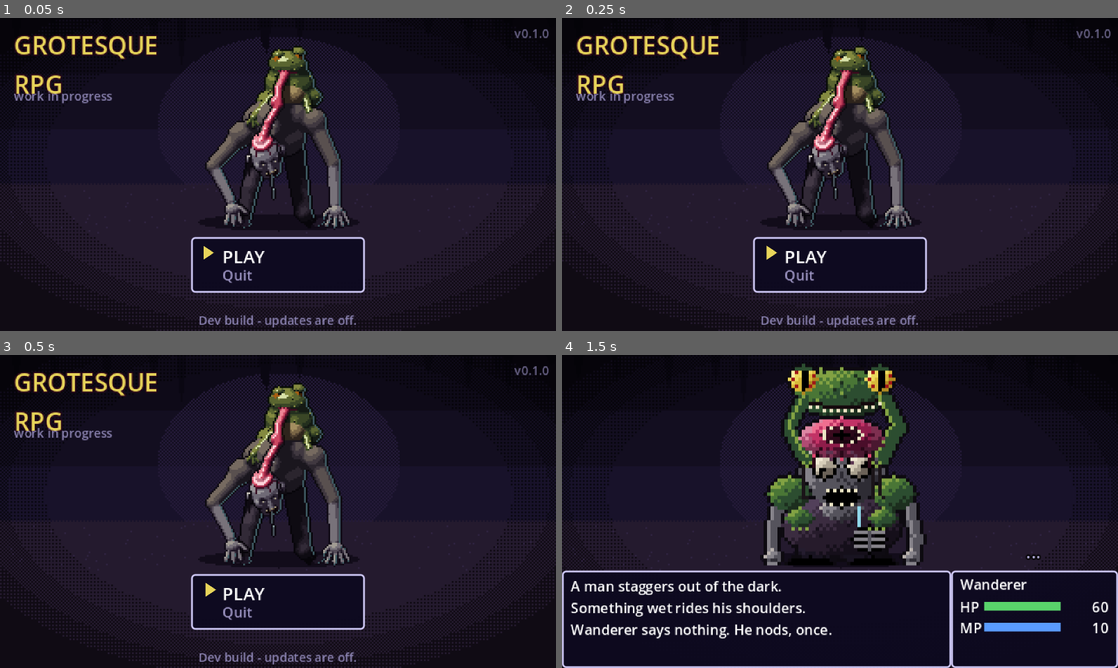
Above: before the commit, frames 1-4 (two rows, left to right).
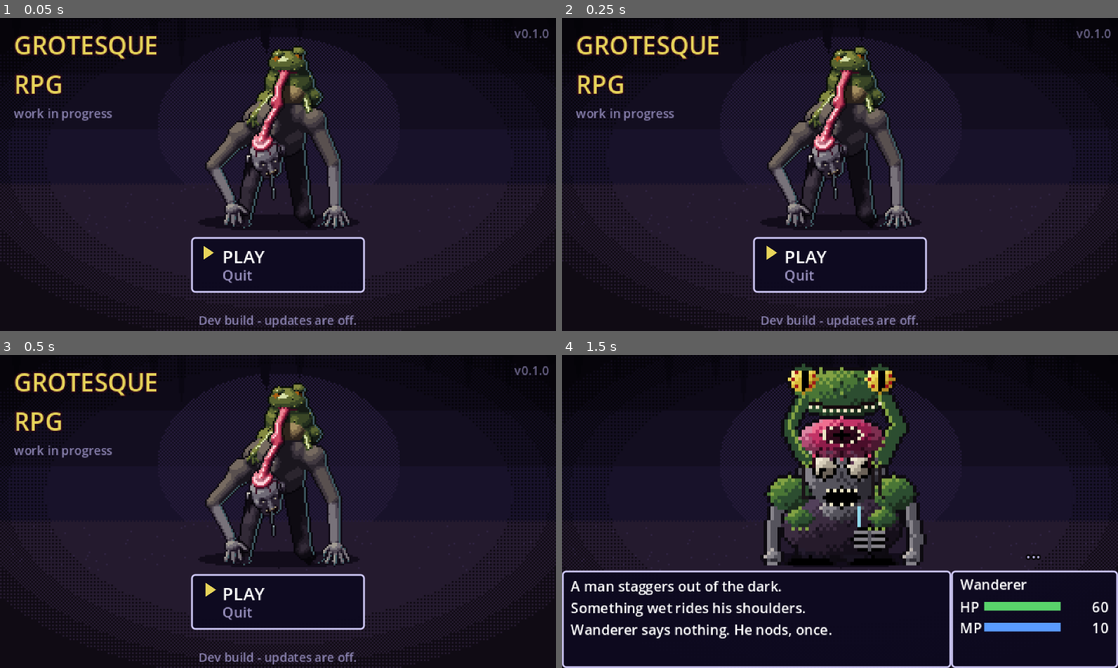
Above: after the commit, the same moments.

Repository: Honeybee5151/grotesque-rpg
Game: Godot game, scene res://boot.tscn
Two runs of this game, one before a commit and one after it. Both use one fixed random seed, a clock stepped at 60 frames per second and the inputs below.
Inputs (mouse positions are in pixels of both pictures, inside the frame that each line leads up to):
- Up to frame 1 (0.05 s): no input
- Up to frame 2 (0.25 s): no input
- Up to frame 3 (0.5 s): no input
- Up to frame 4 (1.5 s): tap Enter at 0.5 s; move the mouse to (962, 495) at 0.52 s; hold Up 0.53-1.25 s; tap Z at 0.6 s; click (962, 495) at 0.67 s; tap Space at 0.77, 1.25 s; drag from (728, 527) to (812, 574) at 1.27 s

The runs differ from the first frame. In frame 1, 0.5% of the frame differs, in the area x 2-21%, y 23-33%; in frame 2, 0.5%; in frame 3, 0.5%; in frame 4, nothing differs.

Commit message:
Title: subtitle no longer overlaps the second line of the logo
Co-Authored-By: Claude Opus 5.5 <noreply@anthropic.com>

Diff:
--- a/scripts/title.gd
+++ b/scripts/title.gd
@@ -49,7 +49,7 @@
 	title.text = "GROTESQUE\nRPG"
 	title.add_theme_color_override("font_outline_color", Color("#2a0818"))
 	title.add_theme_constant_override("outline_size", 3)
-	var sub := _label(Vector2(8, 40), Vector2(100, 12), 7, Color("#8a82b0"))
+	var sub := _label(Vector2(8, 50), Vector2(100, 12), 7, Color("#8a82b0"))
 	sub.text = "work in progress"
 	_version_label = _label(Vector2(240, 4), Vector2(76, 10), 7, Color("#6a6488"))
 	_version_label.horizontal_alignment = HORIZONTAL_ALIGNMENT_RIGHT
